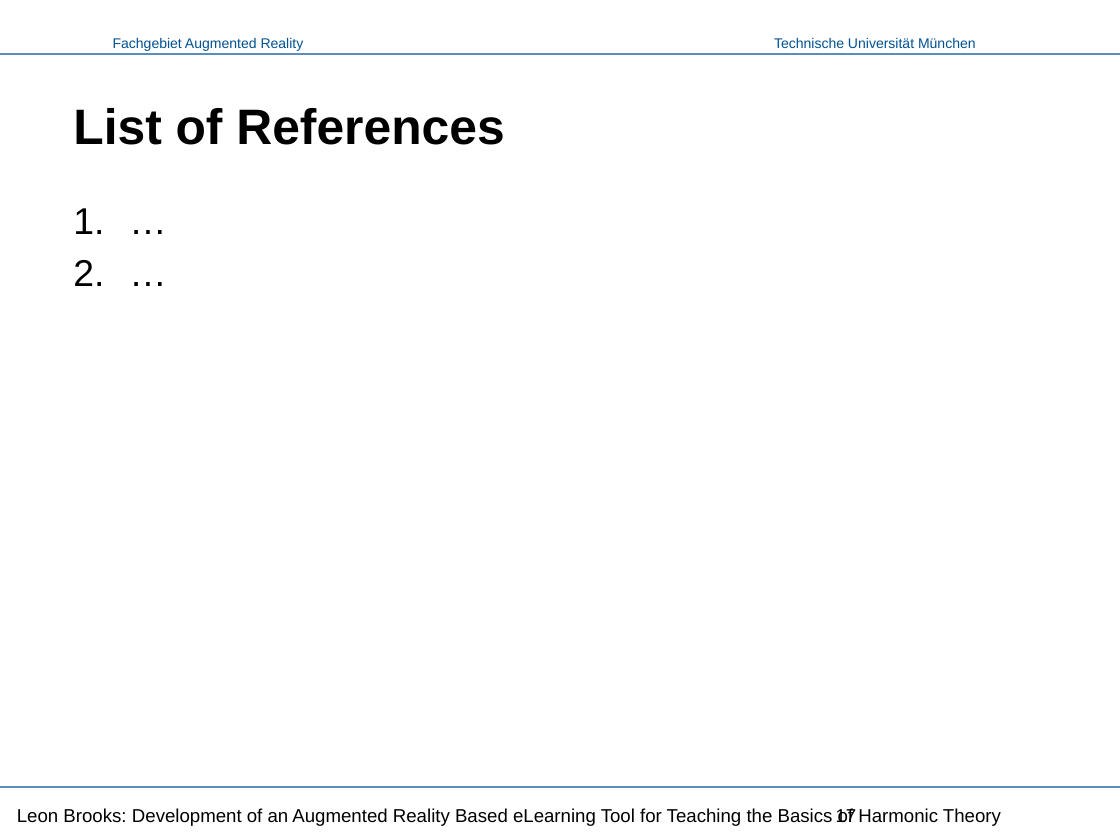
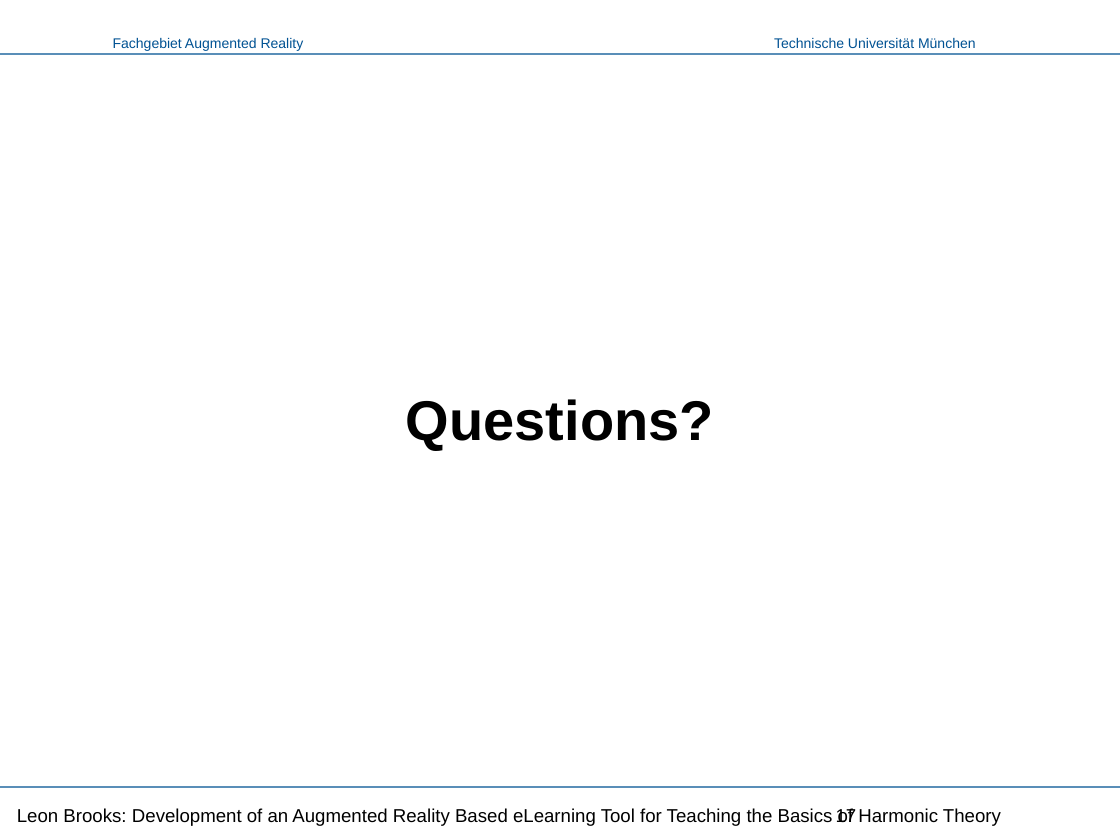
Before and after one commit to LeonBrooks/AR-Music-Theory-eLearing, a slide deck: slide 17 of Presentation/Music Vision - Presentation.pptx. Drawn at 1120x840 pixels with LibreOffice and Linux fonts; fonts in the diff are those of the drawing; background and template pictures are left out. Boxes give left, top, right and bottom in pixels: in the first picture for what was removed or moved away, otherwise in the second. Text is boxed around its words. In the diff, an @@ line names an element or a change of style, - is before the commit and + after.

```diff
--- a/Presentation/Music Vision - Presentation.pptx
+++ b/Presentation/Music Vision - Presentation.pptx
@@ title removed at (x1=73, y1=108, x2=504, y2=145) @@
-List of References
@@ text removed at (x1=63, y1=192, x2=1058, y2=756) @@
-1. …
-2. …
@@ title added at (x1=406, y1=399, x2=714, y2=450), 36 pt, text #000000, bold @@
+Questions?
```
Also in this commit, not shown: 3 other slides changed.
